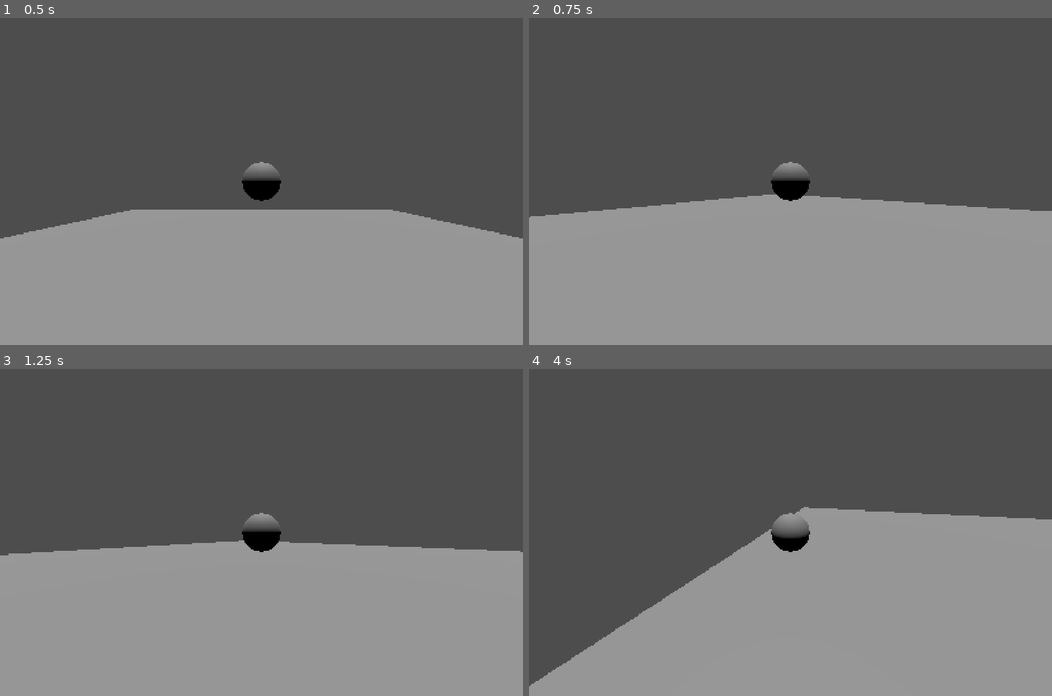
Above: before the commit, frames 1-4 (two rows, left to right).
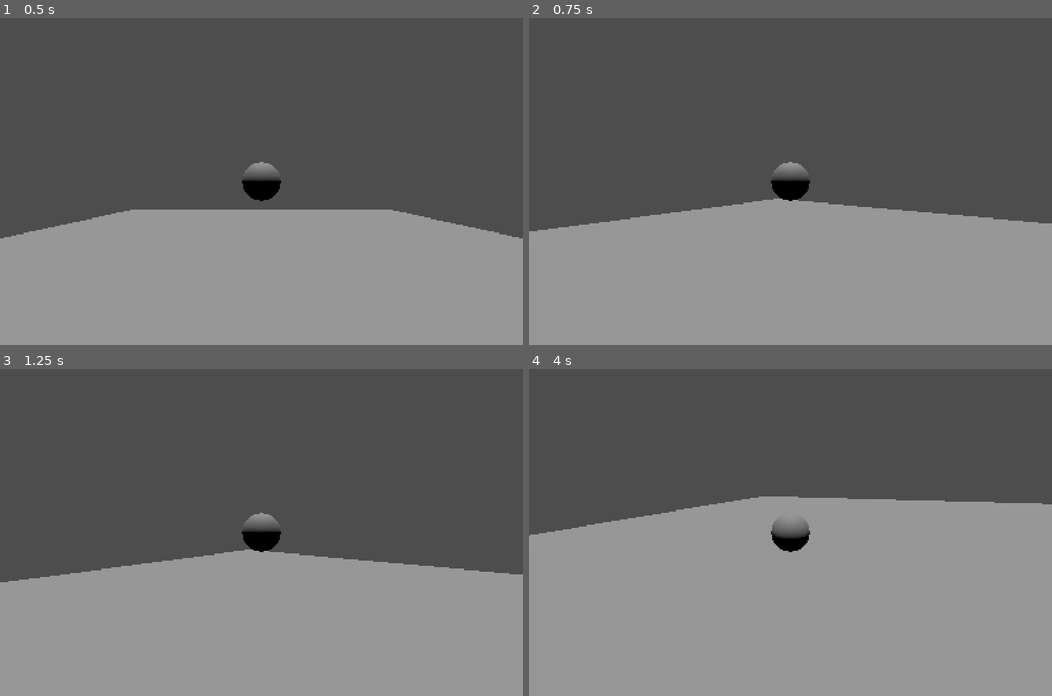
Above: after the commit, the same moments.

Repository: Jujulien45/Waffle_studio
Game: Godot game, scene res://dev.tscn
Two runs of this game, one before a commit and one after it. Both use one fixed random seed, a clock stepped at 60 frames per second and the inputs below.
Inputs (mouse positions are in pixels of both pictures, inside the frame that each line leads up to):
- Up to frame 1 (0.5 s): no input
- Up to frame 2 (0.75 s): tap Enter (ui_accept) at 0.5 s; move the mouse to (816, 181) at 0.52 s; hold Up (ui_up) from 0.53 s (still down); tap P at 0.6 s
- Up to frame 3 (1.25 s): keep holding Up (ui_up); tap Enter (ui_accept) at 0.77, 0.8, 1.07 s
- Up to frame 4 (4 s): keep holding Up (ui_up); move the mouse to (764, 532) at 1.27 s; tap Enter (ui_accept) at 1.35, 1.52, 1.82, 2.3, 3.02, 3.32, 3.6, 3.77 s; tap P at 1.55, 2.1, 2.85 s; move the mouse to (800, 525) at 2.02 s; move the mouse to (785, 539) at 2.77 s; move the mouse to (827, 535) at 3.52 s

Frame 1 is identical in both runs. In frame 2, 2.7% of the frame differs, in the area x 0-100%, y 54-66%; in frame 3, 5.2%; in frame 4, 15%, in the area x 0-100%, y 39-97%.

Commit message:
pause P button

Diff:
--- a/character_body_3d.gd
+++ b/character_body_3d.gd
@@ -6,6 +6,8 @@
 
 var rotx = 0.0
 var roty = 0.0
+
+var paused = false
 
 @export var sensitivity = 0.01
 
@@ -17,29 +19,31 @@
 
 func _physics_process(delta: float) -> void:
 
-	$Camera3D.rotation = Vector3(roty,rotx,0.0)
-	$Camera3D.position = Vector3(0,0,4).rotated(Vector3(1,0,0),roty).rotated(Vector3(0,1,0),rotx)
+	if(not paused):
 
-	# Add the gravity.
-	if not is_on_floor():
-		velocity += get_gravity() * delta
+		$Camera3D.rotation = Vector3(roty,rotx,0.0)
+		$Camera3D.position = Vector3(0,0,4).rotated(Vector3(1,0,0),roty).rotated(Vector3(0,1,0),rotx)
 
-	# Handle jump.
-	if Input.is_action_just_pressed("ui_accept") and is_on_floor():
-		velocity.y = JUMP_VELOCITY
+		# Add the gravity.
+		if not is_on_floor():
+			velocity += get_gravity() * delta
 
-	# Get the input direction and handle the movement/deceleration.
-	# As good practice, you should replace UI actions with custom gameplay actions.zzzzzzzzzzzzzzzzzz
-	var input_dir := Input.get_vector("ui_left", "ui_right", "ui_up", "ui_down")
-	var direction : Vector3 = (camera.transform.basis * Vector3(input_dir.x, 0, input_dir.y)).normalized() #Vector3(input_dir.x * cam_transform_x , 0,  input_dir.y * cam_transform_z).normalized()
-	if direction:
-		velocity.x = direction.x * SPEED
-		velocity.z = direction.z * SPEED
-	else:
-		velocity.x = move_toward(velocity.x, 0, SPEED)
-		velocity.z = move_toward(velocity.z, 0, SPEED)
+		# Handle jump.
+		if Input.is_action_just_pressed("ui_accept") and is_on_floor():
+			velocity.y = JUMP_VELOCITY
 
-	move_and_slide()
+		# Get the input direction and handle the movement/deceleration.
+		# As good practice, you should replace UI actions with custom gameplay actions.
+		var input_dir := Input.get_vector("ui_left", "ui_right", "ui_up", "ui_down")
+		var direction : Vector3 = (camera.transform.basis * Vector3(input_dir.x, 0, input_dir.y)).normalized() #Vector3(input_dir.x * cam_transform_x , 0,  input_dir.y * cam_transform_z).normalized()
+		if direction:
+			velocity.x = direction.x * SPEED
+			velocity.z = direction.z * SPEED
+		else:
+			velocity.x = move_toward(velocity.x, 0, SPEED)
+			velocity.z = move_toward(velocity.z, 0, SPEED)
+
+		move_and_slide()
 
 func _input(event: InputEvent) -> void:
 
@@ -53,3 +57,5 @@
 	if event is InputEventKey:
 		if event.pressed and event.keycode == KEY_ESCAPE:
 			get_tree().quit()
+		if event.pressed and event.keycode == KEY_P:
+			paused = not paused
